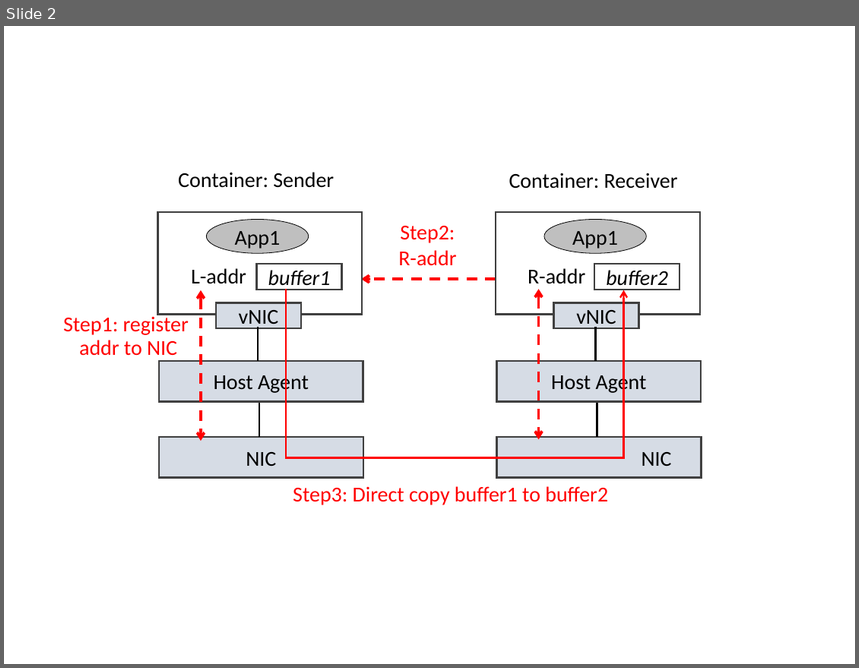
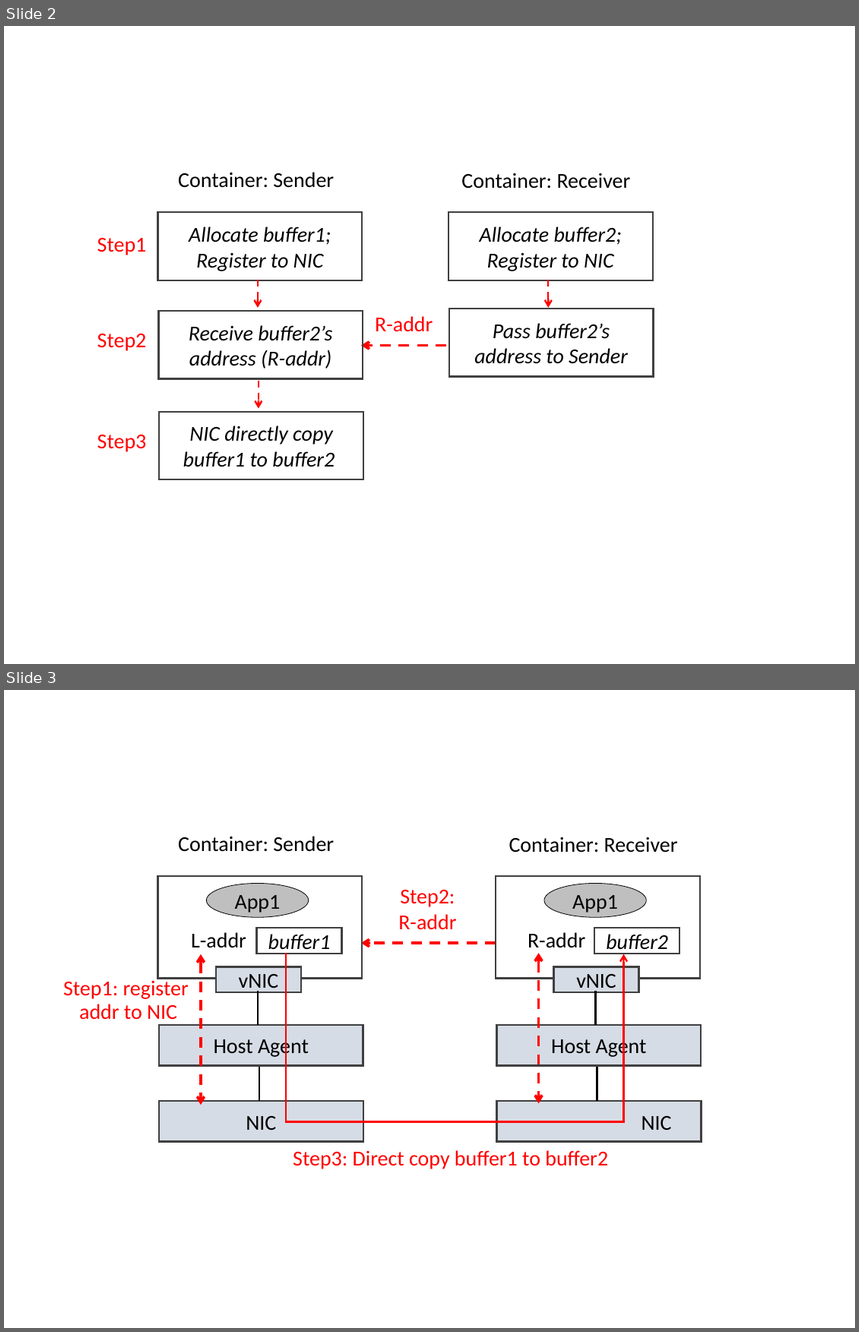
Before and after one commit to lampson0505/freeflow-hotnets16, a slide deck: figures/figures.pptx. Shown one above the other, each under a label of ours: slide 2 before the commit, slides 2 and 3 after it. The pictures are 859x668 and 859x1332 pixels, drawn with LibreOffice and Linux fonts; fonts in the diff are those of the drawing. Boxes give left, top, right and bottom in pixels: in the first picture for what was removed or moved away, otherwise in the second. Text is boxed around its words. In the diff, an @@ line names an element or a change of style, - is before the commit and + after.

```diff
--- a/figures/figures.pptx
+++ b/figures/figures.pptx
@@ slide 2 added at (4, 26, 855, 664), background #FFFFFF @@
@@ text added at (178, 172, 334, 188), 18 pt, text #000000 @@
+Container: Sender
@@ text added at (462, 173, 631, 189), 18 pt, text #000000 @@
+Container: Receiver
@@ rectangle added at (158, 212, 363, 281), outline #404040 1.5 pt, 18 pt, text #000000, italic @@
+Allocate buffer1;
+Register to NIC
@@ rectangle added at (449, 212, 652, 281), outline #404040 1.5 pt, 18 pt, text #000000, italic @@
+Allocate buffer2;
+Register to NIC
@@ text added at (97, 238, 147, 256), 18 pt, text #FF0000 @@
+Step1
@@ arrow added from (258, 280) to (258, 308), #FF0000 1.5 pt dashed @@
@@ arrow added from (549, 280) to (549, 308), #FF0000 1.5 pt dashed @@
@@ rectangle added at (159, 311, 363, 379), outline #404040 1.5 pt, 18 pt, text #000000, italic @@
+Receive buffer2’s address (R-addr)
@@ text added at (375, 316, 433, 332), 18 pt, text #FF0000 @@
+R-addr
@@ rectangle added at (449, 309, 654, 376), outline #404040 1.5 pt, 18 pt, text #000000, italic @@
+Pass buffer2’s address to Sender
@@ text added at (97, 334, 147, 351), 18 pt, text #FF0000 @@
+Step2
@@ arrow added from (446, 345) to (361, 345), #FF0000 2.25 pt dashed @@
@@ arrow added from (259, 381) to (259, 409), #FF0000 1.5 pt dashed @@
@@ rectangle added at (159, 411, 363, 480), outline #404040 1.5 pt, 18 pt, text #000000, italic @@
+NIC directly copy buffer1 to buffer2
@@ text added at (97, 435, 147, 452), 18 pt, text #FF0000 @@
+Step3
@@ what was slide 2 is now slide 3 @@
```
Also in this commit, not shown: 1 slide changed, 1 other file.
